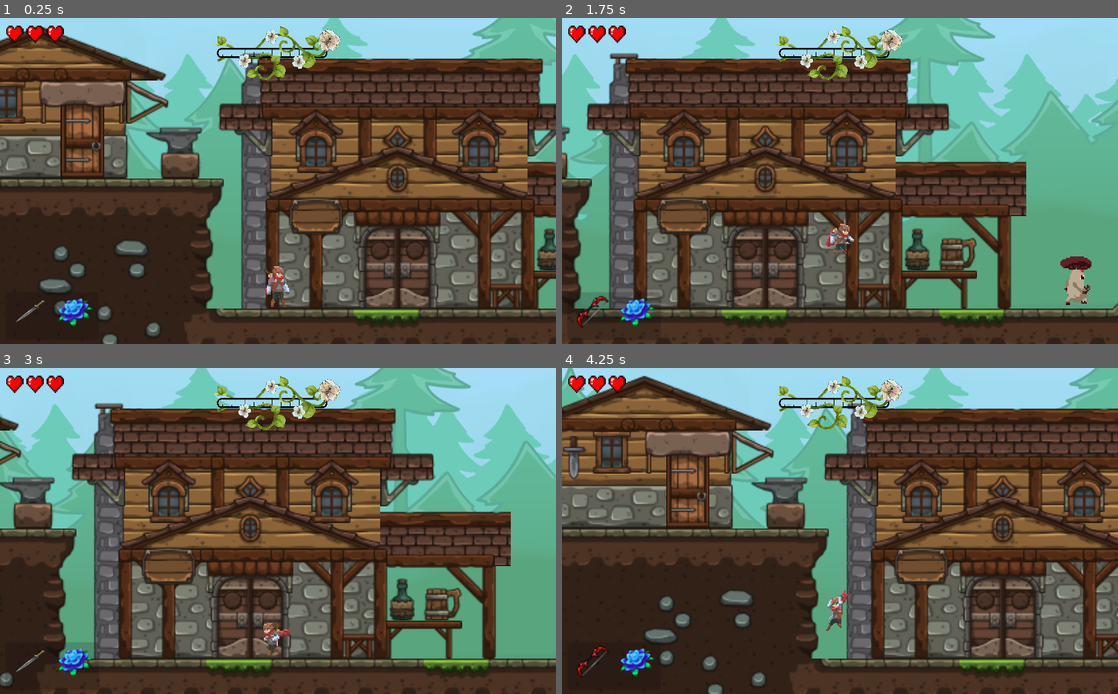
Above: before the commit, frames 1-4 (two rows, left to right).
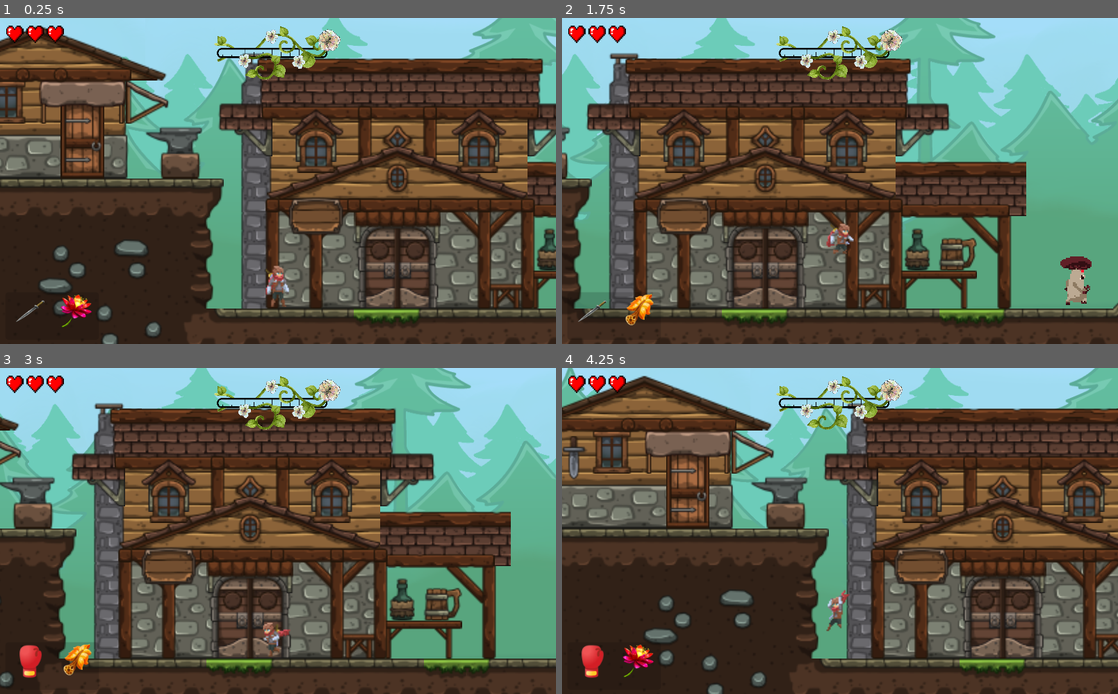
Above: after the commit, the same moments.

Repository: BigTzu/Rain
Game: Godot game, scene res://src/Levels/Level_2.tscn
Two runs of this game, one before a commit and one after it. Both use one fixed random seed, a clock stepped at 60 frames per second and the inputs below. This scene is started directly instead of the project's main scene.
Inputs (mouse positions are in pixels of both pictures, inside the frame that each line leads up to):
- Up to frame 1 (0.25 s): no input
- Up to frame 2 (1.75 s): move the mouse to (812, 246) at 0.52 s; hold F 0.53-1.28 s; hold D (right) from 0.53 s (still down); tap Space (jump) at 0.77, 1.52 s; tap G at 0.8, 1.35 s; move the mouse to (1006, 229) at 1.27 s; tap K at 1.55 s
- Up to frame 3 (3 s): move the mouse to (111, 482) at 2.02 s; release D (right) at 2.03 s; hold K 2.03-2.78 s; hold Q (left) from 2.03 s (still down); tap F at 2.3 s; move the mouse to (305, 531) at 2.77 s; click (305, 531) at 2.85 s
- Up to frame 4 (4.25 s): keep holding Q (left); tap Space (jump) at 3.02, 3.77 s; tap G at 3.05 s; move the mouse to (756, 449) at 3.52 s; hold K from 3.53 s (still down); right-click (756, 449) at 3.6 s

The runs differ from the first frame. In frame 1, 0.5% of the frame differs, in the area x 10-52%, y 75-95%; in frame 2, 0.6%; in frame 3, 0.8%; in frame 4, 0.8%, in the area x 2-52%, y 68-96%.

Commit message:
add different player sprite

Diff:
--- a/Scripts/BottomHUD.gd
+++ b/Scripts/BottomHUD.gd
@@ -5,6 +5,7 @@
 extends Panel
 
 export var ChoiceUser = 0
+export var ChoiceFlower = 0
 var ExpBarValue = 0
 
 # Weapon texture path
@@ -18,13 +19,16 @@
 const ThunderElementPath = "res://assets/HUD/Elements/Thunder.png"
 const WindElementPath = "res://assets/HUD/Elements/Wind.png"
 
+onready var player = get_node("/root/" + get_tree().current_scene.name + "/Player/Sprite")
+
 func _ready():
 	$Weapon.texture = load(SwordPath)
+	$Power.texture = load(FireElementPath)
 	pass
 
 # Handle the input of keyboard
 func _input(ev):
-	if Input.is_key_pressed(KEY_K):
+	if Input.is_key_pressed(KEY_F):
 		if ChoiceUser == 0:
 			$Weapon.texture = load(GlovePath)
 			ChoiceUser += 1
@@ -34,6 +38,23 @@
 		else:
 			$Weapon.texture = load(SwordPath)
 			ChoiceUser = 0
+	if Input.is_key_pressed(KEY_G):
+		if ChoiceFlower == 0:
+			$Power.texture = load(FireElementPath)
+			player.texture = load("res://assets/Characters/MainCharacter/red_adventurer-one-sheet.png")
+			ChoiceFlower += 1
+		elif ChoiceFlower == 1:
+			$Power.texture = load(IceElementPath)
+			player.texture = load("res://assets/Characters/MainCharacter/blue_adventurer-one-sheet.png")
+			ChoiceFlower += 1
+		elif ChoiceFlower == 2:
+			$Power.texture = load(ThunderElementPath)
+			player.texture = load("res://assets/Characters/MainCharacter/yellow_adventurer-one-sheet.png")
+			ChoiceFlower += 1
+		else:
+			$Power.texture = load(WindElementPath)
+			player.texture = load("res://assets/Characters/MainCharacter/green_adventurer-one-sheet.png")
+			ChoiceFlower = 0
 
 # Update the texture of the power element
 func Update_ElementPicture(path):
--- a/src/player/Player.tscn
+++ b/src/player/Player.tscn
@@ -1,6 +1,6 @@
 [gd_scene load_steps=59 format=2]
 
-[ext_resource path="res://assets/Characters/MainCharacter/adventurer-one-sheet.png" type="Texture" id=1]
+[ext_resource path="res://assets/Characters/MainCharacter/red_adventurer-one-sheet.png" type="Texture" id=1]
 [ext_resource path="res://src/player/Player.gd" type="Script" id=2]
 [ext_resource path="res://Scripts/BottomHUD.gd" type="Script" id=3]
 [ext_resource path="res://Scripts/UpperHUD.gd" type="Script" id=4]
@@ -435,7 +435,7 @@
 texture = ExtResource( 1 )
 hframes = 7
 vframes = 31
-frame = 3
+frame = 1
 
 [node name="CollisionShape2D" type="CollisionShape2D" parent="."]
 position = Vector2( 0, 2.875 )
Binary file added: assets/Characters/MainCharacter/blue_adventurer-one-sheet.png
Binary file added: assets/Characters/MainCharacter/green_adventurer-one-sheet.png
Binary file added: assets/Characters/MainCharacter/red_adventurer-one-sheet.png
Binary file added: assets/Characters/MainCharacter/yellow_adventurer-one-sheet.png
